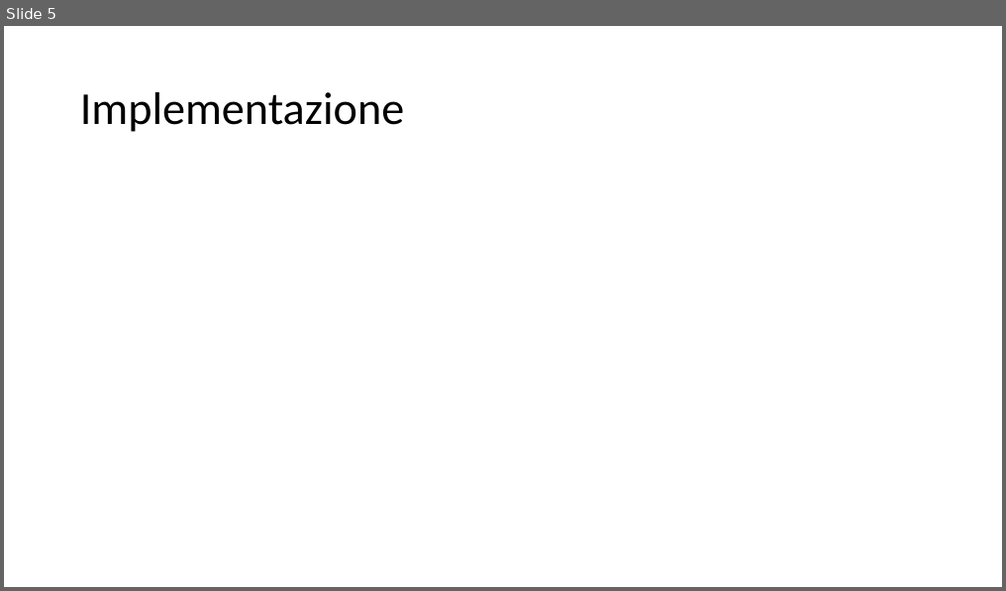
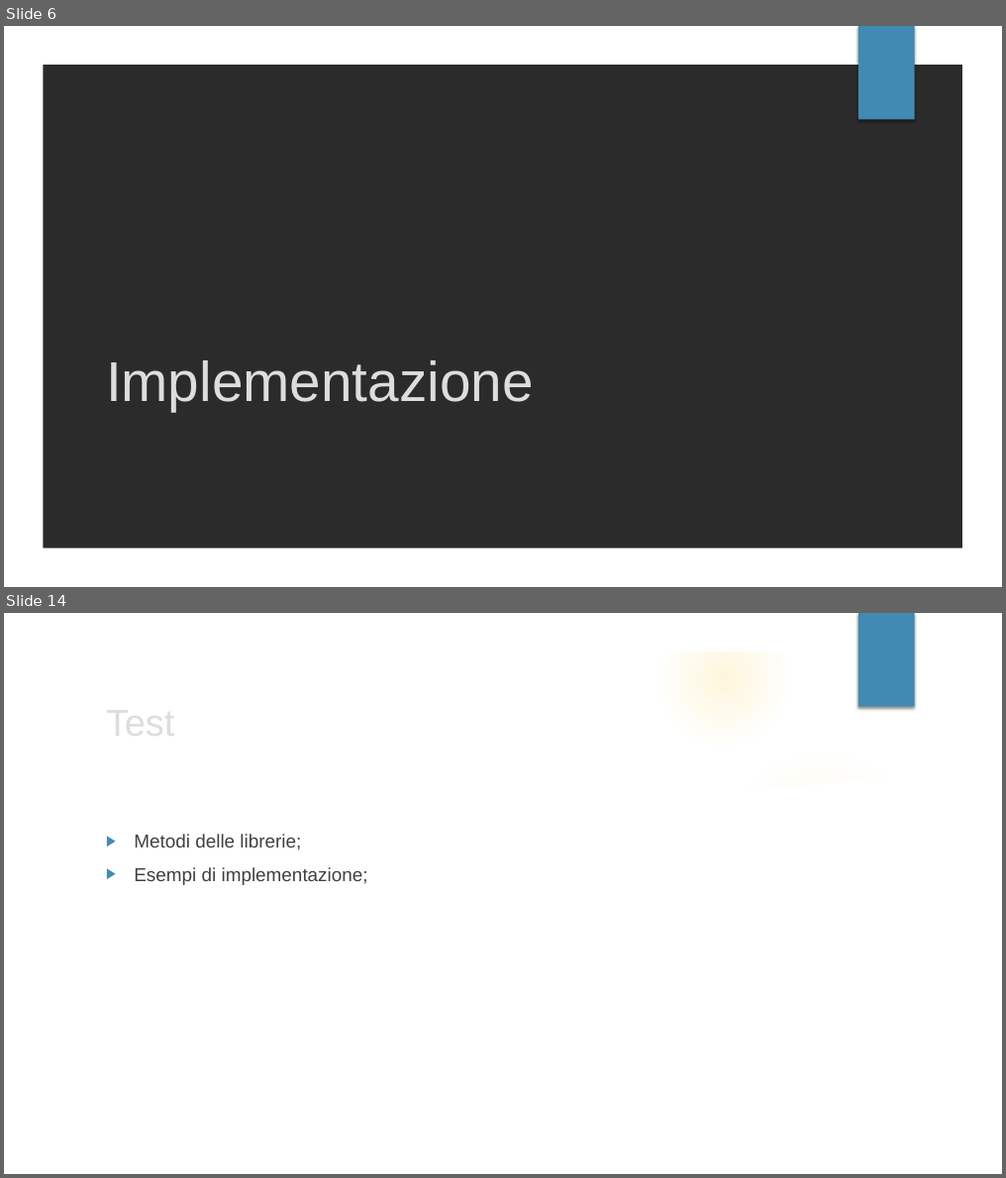
Before and after one commit to mattiaruberto/Progetto2, a slide deck: Presentazione/PROGETTO 2.pptx. Shown one above the other, each under a label of ours: slide 5 before the commit, slides 6 and 14 after it; the slides between them are not shown. The pictures are 1006x591 and 1006x1178 pixels, drawn with LibreOffice and Linux fonts; fonts in the diff are those of the drawing; background and template pictures are left out; a plain dark background stands for a picture behind light text. Boxes give left, top, right and bottom in pixels: in the first picture for what was removed or moved away, otherwise in the second. Text is boxed around its words. In the diff, an @@ line names an element or a change of style, - is before the commit and + after.

```diff
--- a/Presentazione/PROGETTO 2.pptx
+++ b/Presentazione/PROGETTO 2.pptx
@@ slide 14 added at [4,613,1002,1174], background picture (left out); not listed: 2 template elements that a slide beside it also shows @@
@@ title added at [98,692,816,750], 36 pt, text #DDDDDD @@
+Test
@@ group added at [4,614,971,1174]: 5 ellipses, 2 freeform shapes @@
@@ text added at [134,834,368,885], 18 pt, text #404040 @@
+▶ Metodi delle librerie;
+▶ Esempi di implementazione;
@@ what was slide 5 is now slide 6 @@
@@ slide 6 changed as well @@
@@ background #FFFFFF to picture (left out) @@
@@ freeform shape added at [4,26,1002,587], fill #FFFFFF @@
@@ rectangle added at [858,26,915,120], fill #418AB3 @@
@@ title "Implementazione": place and size @@
-title "Implementazione" at [80,92,404,132]
+title "Implementazione" at [106,361,534,412]
@@ title "Implementazione" at [106,361,534,412]: size 44 to 54 pt, font Calibri to Arial, text colour #000000 to #DDDDDD; line spacing 0.9 to 1; vertical alignment middle to bottom @@
```
Also in this commit, not shown: 4 other slides changed, 10 other slides added, 2 slides removed.
